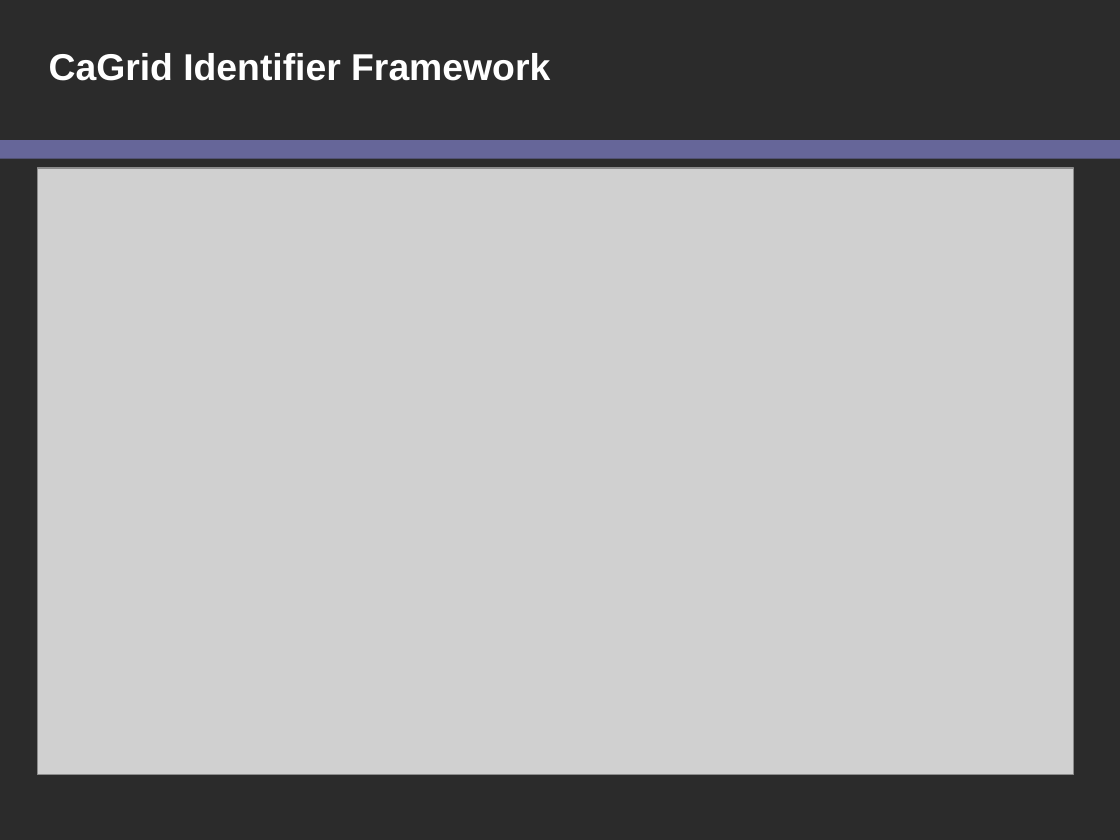
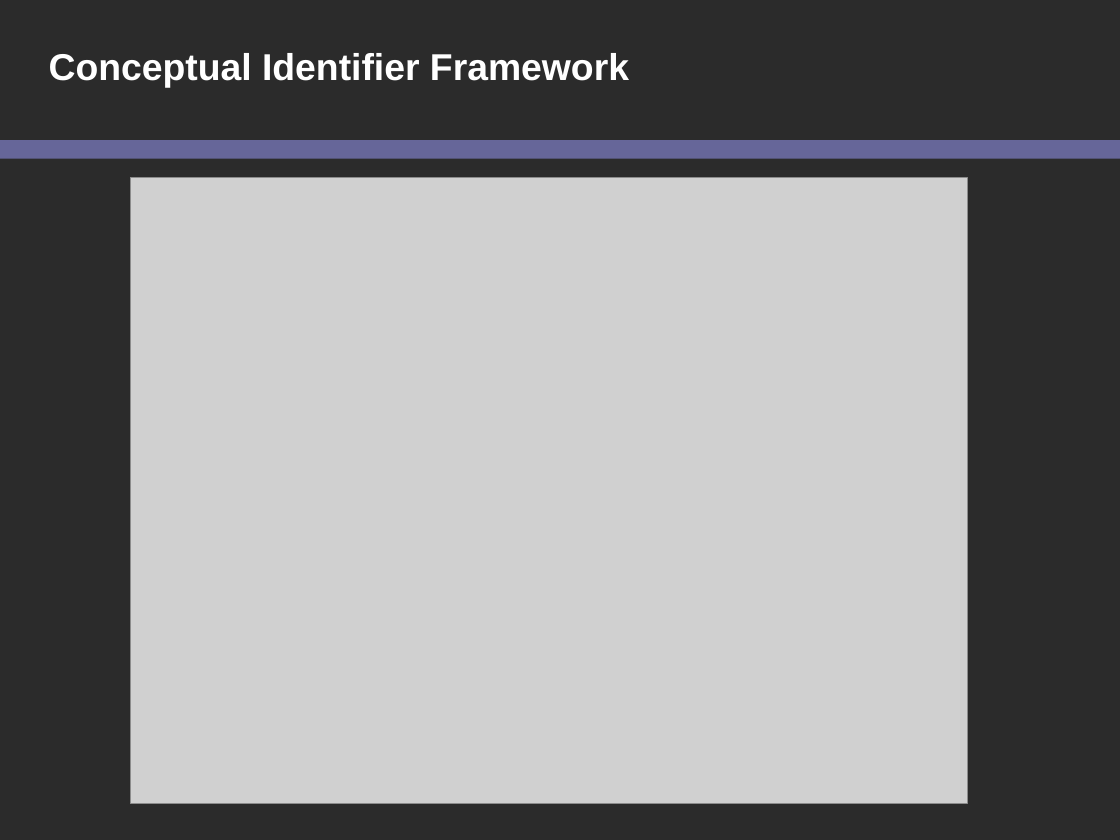
Before and after one commit to NCIP/cagrid-portal, a slide deck: slide 2 of cagrid-1-0/Documentation/presentations/200708_VCDE_ARCH/20070806_Day2_caGrid-Concept-ID-Arch.ppt (slide 3 before the commit). Drawn at 1120x840 pixels with LibreOffice and Linux fonts; fonts in the diff are those of the drawing; grey boxes stand for pictures; background and template pictures are left out; a plain dark background stands for a picture behind light text. Boxes give left, top, right and bottom in pixels: in the first picture for what was removed or moved away, otherwise in the second. Text is boxed around its words. In the diff, an @@ line names an element or a change of style, - is before the commit and + after.

```diff
--- a/cagrid-1-0/Documentation/presentations/200708_VCDE_ARCH/20070806_Day2_caGrid-Concept-ID-Arch.ppt
+++ b/cagrid-1-0/Documentation/presentations/200708_VCDE_ARCH/20070806_Day2_caGrid-Concept-ID-Arch.ppt
@@ title at (49, 53, 629, 87): text changed @@
-CaGrid Identifier Framework
+Conceptual Identifier Framework
@@ picture: place and size @@
-picture at (37, 168, 1073, 775)
+picture at (131, 177, 968, 803)
```
Also in this commit, not shown: 2 slides added, 1 slide removed.
